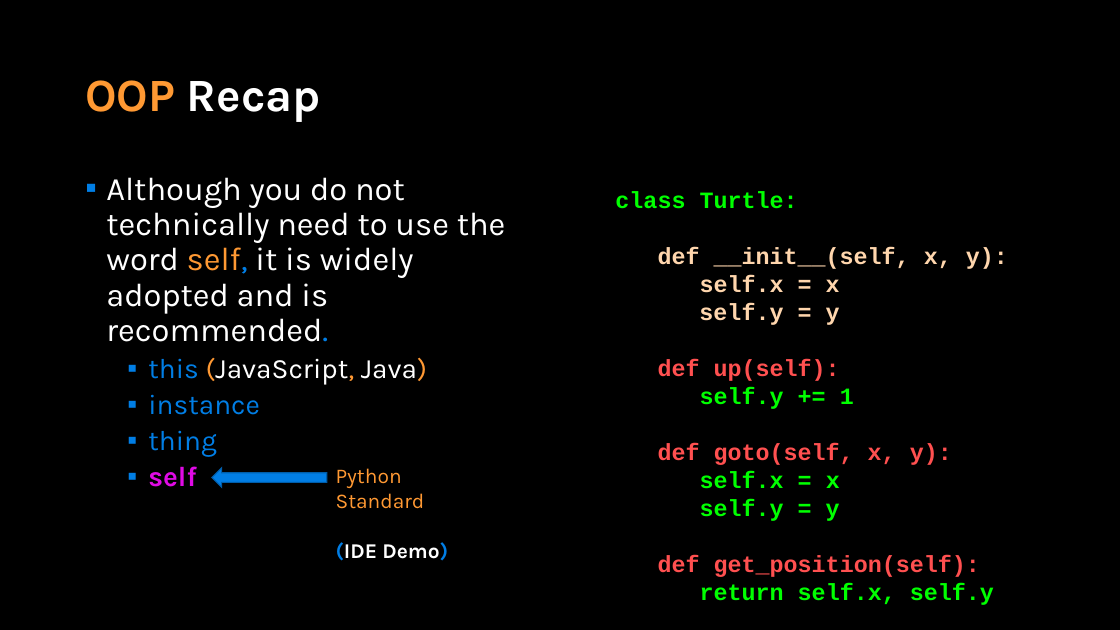
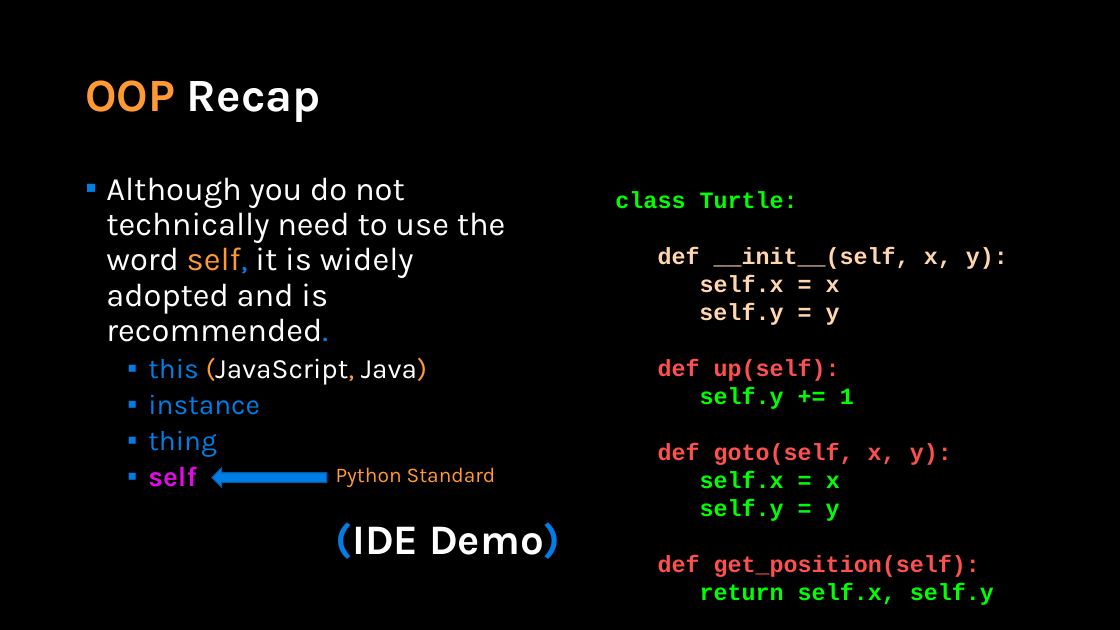
Before and after one commit to APS106/APS106-winter-2023-kinsella-goodfellow, a slide deck: slide 14 of lectures/week10/lecture2/slides/week10_lecture2.pptx. Drawn at 1120x630 pixels with LibreOffice and Linux fonts; fonts in the diff are those of the drawing; background and template pictures are left out. Boxes give left, top, right and bottom in pixels: in the first picture for what was removed or moved away, otherwise in the second. Text is boxed around its words. In the diff, an @@ line names an element or a change of style, - is before the commit and + after.

```diff
--- a/lectures/week10/lecture2/slides/week10_lecture2.pptx
+++ b/lectures/week10/lecture2/slides/week10_lecture2.pptx
@@ text at (336, 522, 561, 559): size 18 to 36 pt in "(IDE Demo)" @@
```
Also in this commit, not shown: 1 other slide changed, 9 other files.
